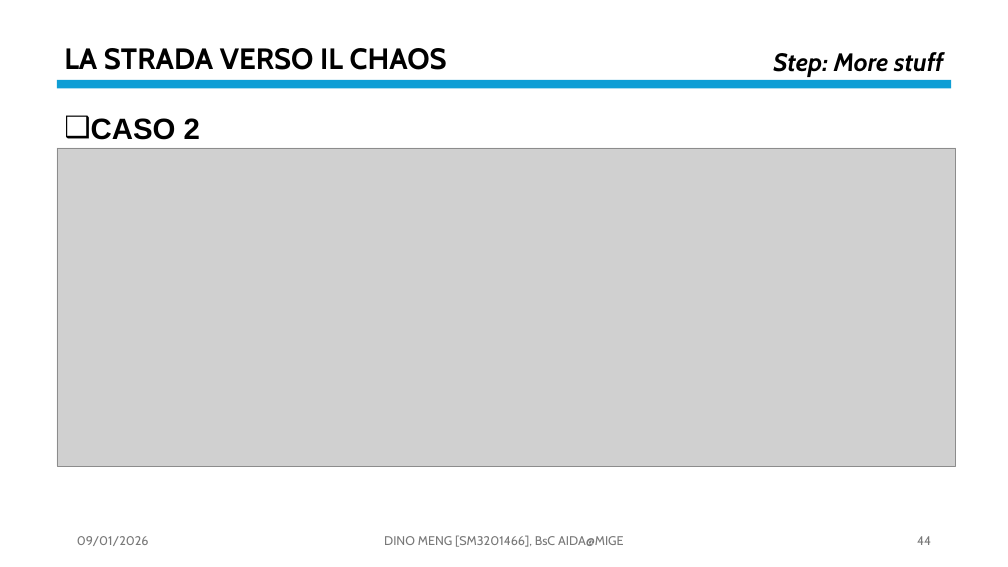
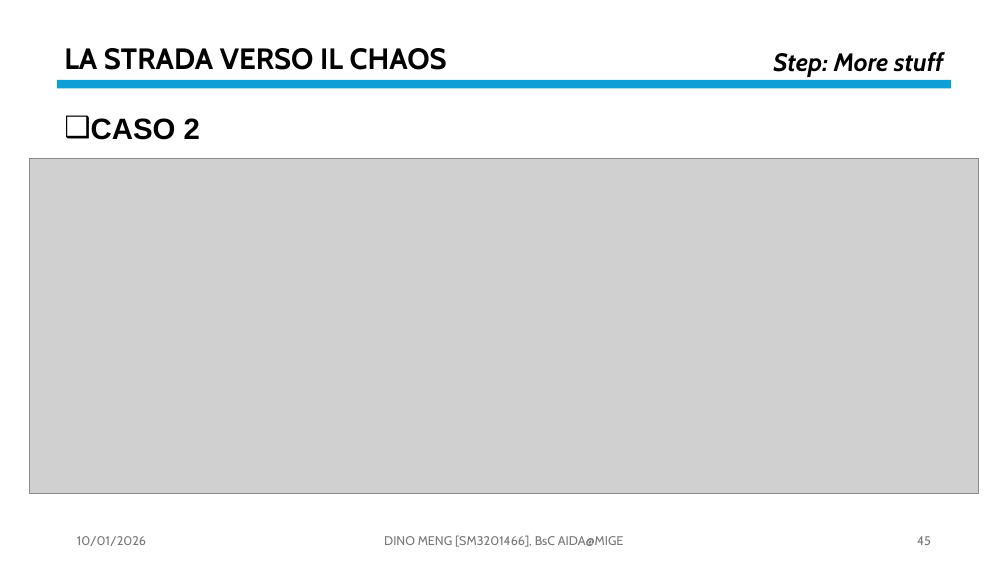
Before and after one commit to OdinMeng/AIDA-UNIVERSITY-NOTES-2025-2026, a slide deck: slide 45 of Complex Systems/project/PresentationPROJECTSM3201466.pptx (slide 44 before the commit). Drawn at 1008x567 pixels with LibreOffice and Linux fonts; fonts in the diff are those of the drawing; grey boxes stand for pictures. Boxes give left, top, right and bottom in pixels: in the first picture for what was removed or moved away, otherwise in the second. Text is boxed around its words. In the diff, an @@ line names an element or a change of style, - is before the commit and + after.

```diff
--- a/Complex Systems/project/PresentationPROJECTSM3201466.pptx
+++ b/Complex Systems/project/PresentationPROJECTSM3201466.pptx
@@ picture: place and size @@
-picture at [57,148,956,467]
+picture at [30,158,979,494]
@@ text at [77,536,146,546]: text changed @@
-09/01/2026
+10/01/2026
@@ page number at [917,536,931,545]: text changed @@
-44
+45
```
Also in this commit, not shown: 45 other slides changed, 1 slide added, 4 other files.
